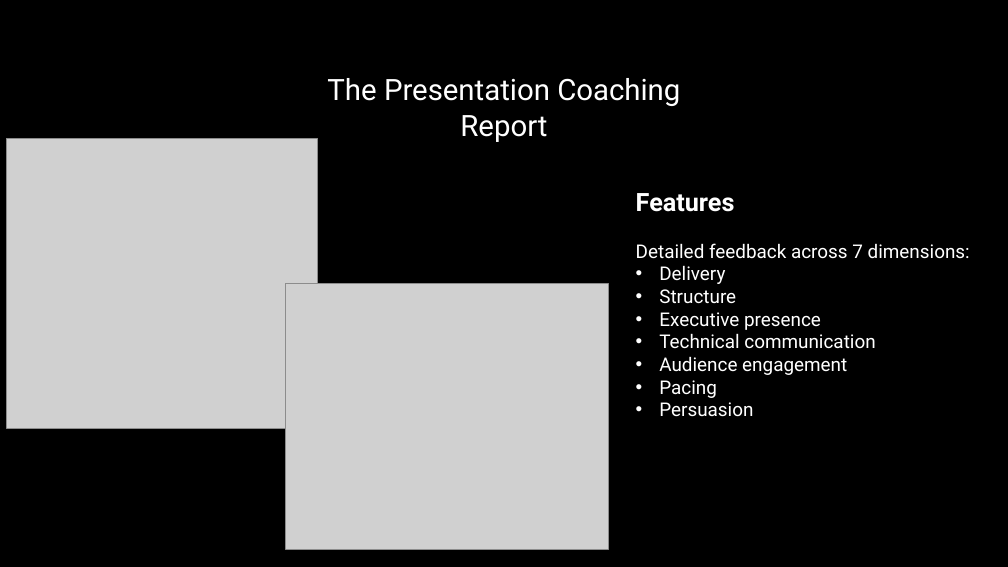
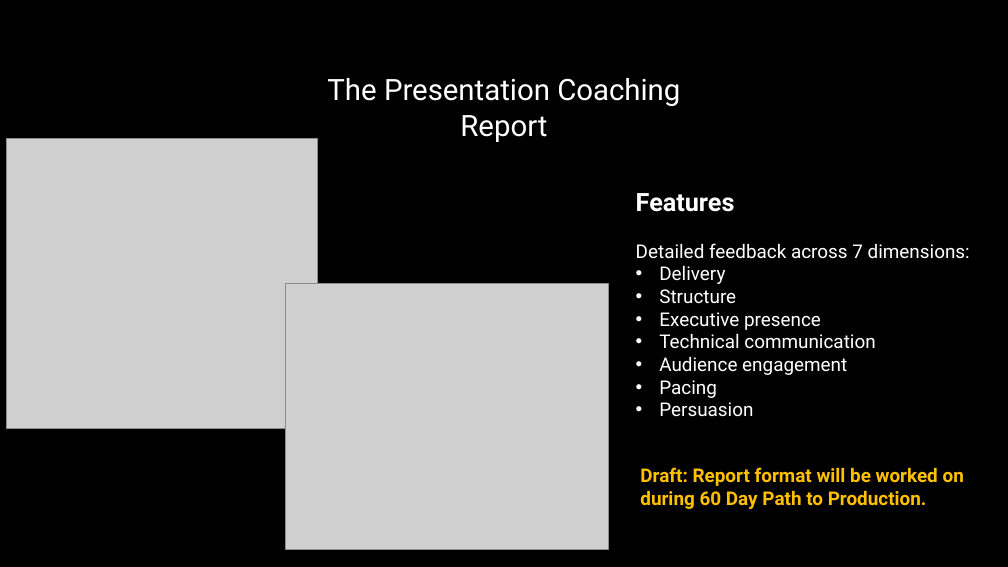
Before and after one commit to michaelgeiser/kiro-agentcore-app, a slide deck: slide 12 of documentation/AI Presentation Coach.pptx. Drawn at 1008x567 pixels with LibreOffice and Linux fonts; fonts in the diff are those of the drawing; grey boxes stand for pictures. Boxes give left, top, right and bottom in pixels: in the first picture for what was removed or moved away, otherwise in the second. Text is boxed around its words. In the diff, an @@ line names an element or a change of style, - is before the commit and + after.

```diff
--- a/documentation/AI Presentation Coach.pptx
+++ b/documentation/AI Presentation Coach.pptx
@@ text added at <box>640,467,964,509</box>, 18 pt, text #FFC000, bold @@
+Draft: Report format will be worked on during 60 Day Path to Production.
```
Also in this commit, not shown: 4 other slides changed, 2 other files.
